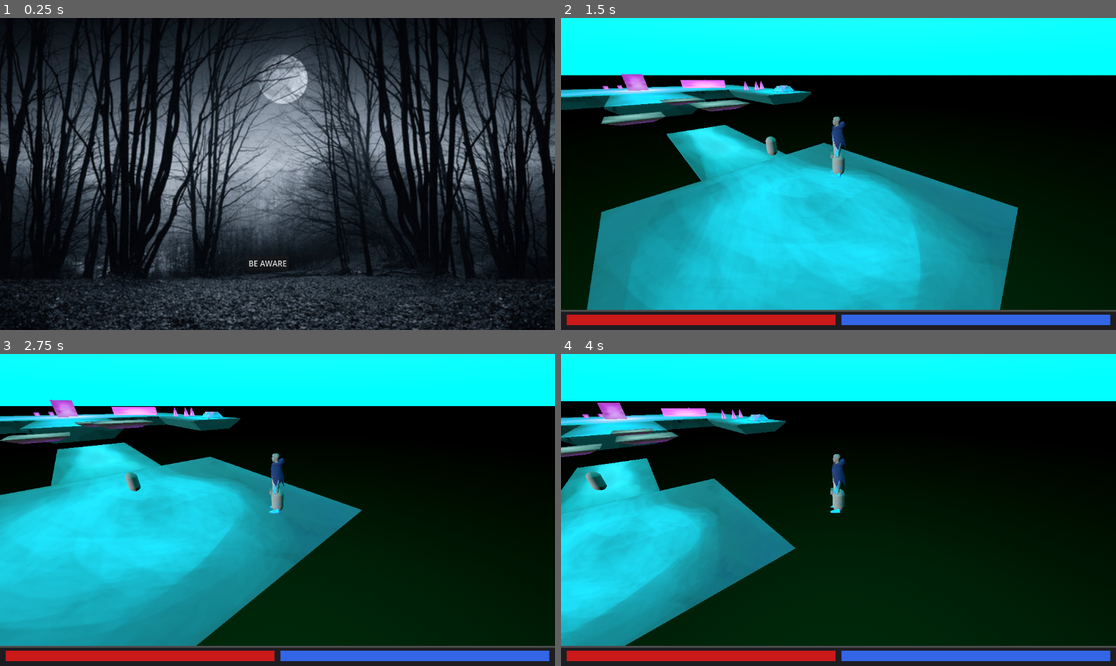
Above: before the commit, frames 1-4 (two rows, left to right).
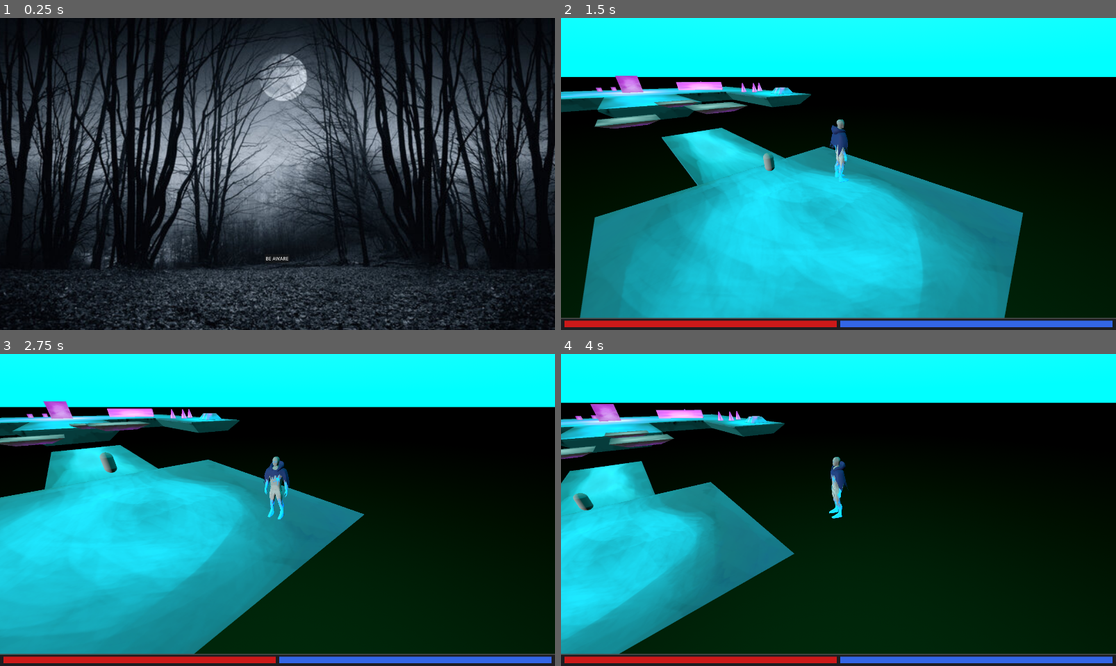
Above: after the commit, the same moments.

Repository: 1p22geo/AWARE_v0
Game: Godot game, scene res://scenes/UI/MainMenu/MainMenu.tscn
The game is run twice, just before and just after one commit, with the same random seed, the same clock (stepped at 60 frames per second) and the same inputs.
Inputs (mouse positions are in pixels of both pictures, inside the frame that each line leads up to):
- Up to frame 1 (0.25 s): no input
- Up to frame 2 (1.5 s): click "BE AWARE" at 0.5 s; tap Enter at 1.25 s; move the mouse to (960, 158) at 1.27 s; hold D (move_right) from 1.28 s (still down); tap Space (jump) at 1.35 s; click (960, 158) at 1.42 s
- Up to frame 3 (2.75 s): tap Space (jump) at 1.52, 1.82 s; release D (move_right) at 2 s; drag from (166, 525) to (249, 572) at 2.02 s
- Up to frame 4 (4 s): move the mouse to (894, 441) at 2.77 s; hold D (move_right) 2.78-3.5 s; tap Alt at 2.85 s; click (894, 441) at 2.92 s; tap Space (jump) at 3.05 s; drag from (810, 572) to (672, 463) at 3.52 s

The runs differ from the first frame. In frame 1, 37% of the frame differs, in the area x 0-100%, y 0-100%; in frame 2, 11%; in frame 3, 9.9%; in frame 4, 10%.

Commit message:
merge: components and shi
* refactor: add components and controllers

* fix(enemy-ai): Correct node paths and player reference in enemy state scripts

* fix(EnemyStates): fix node paths

---------

Co-authored-by: 1p22geo <1p22geodecki@gmail.com>

Diff:
--- a/project.godot
+++ b/project.godot
@@ -18,6 +18,11 @@
 run/main_scene="uid://bag0oxvak101b"
 config/features=PackedStringArray("4.5", "Mobile")
 config/icon="res://assets/svg/icon.svg"
+
+[display]
+
+window/size/viewport_width=1920
+window/size/viewport_height=1080
 
 [editor_plugins]
 
--- a/scenes/Player/Player.tscn
+++ b/scenes/Player/Player.tscn
@@ -26,6 +26,7 @@
 camera = NodePath("../../CameraRig/Camera3D")
 
 [node name="MeshInstance3D" type="MeshInstance3D" parent="Player"]
+visible = false
 mesh = SubResource("CapsuleMesh_socpp")
 
 [node name="MeshInstance3D2" type="MeshInstance3D" parent="Player/MeshInstance3D"]
--- a/scenes/UI/MainMenu/MainMenu.tscn
+++ b/scenes/UI/MainMenu/MainMenu.tscn
@@ -11,8 +11,8 @@
 anchor_bottom = 1.0
 offset_left = -2.0
 offset_top = -3.0
-offset_right = 1161.0
-offset_bottom = 678.0
+offset_right = 1936.0
+offset_bottom = 1088.0
 grow_horizontal = 2
 grow_vertical = 2
 accessibility_name = "background"
@@ -20,10 +20,10 @@
 stretch_mode = 6
 
 [node name="Button" type="Button" parent="."]
-offset_left = 512.0
-offset_top = 494.0
-offset_right = 600.0
-offset_bottom = 525.0
+offset_left = 915.0
+offset_top = 817.0
+offset_right = 1003.0
+offset_bottom = 848.0
 accessibility_name = "start button"
 text = "BE AWARE"
 script = ExtResource("2_7pemc")
--- a/scenes/levels/world.tscn
+++ b/scenes/levels/world.tscn
@@ -22,22 +22,22 @@
 background_mode = 2
 sky = SubResource("Sky_lfyvx")
 
-[node name="World" type="Node3D" unique_id=1774934943]
+[node name="World" type="Node3D"]
 
-[node name="ProjectileController" type="Node" parent="." unique_id=69014618]
+[node name="ProjectileController" type="Node" parent="."]
 unique_name_in_owner = true
 script = ExtResource("3_lfyvx")
 
-[node name="Enemy" parent="." unique_id=1219330396 instance=ExtResource("2_w2p53")]
+[node name="Enemy" parent="." instance=ExtResource("2_w2p53")]
 transform = Transform3D(1, 0, 0, 0, 1, 0, 0, 0, 1, -6.8593807, 2.100222, 0)
 
-[node name="Player" parent="." unique_id=319268638 groups=["Player"] instance=ExtResource("1_lfyvx")]
+[node name="Player" parent="." groups=["Player"] instance=ExtResource("1_lfyvx")]
 transform = Transform3D(1, 0, 0, 0, 1, 0, 0, 0, 1, 0, 3, 0)
 
-[node name="DirectionalLight3D" type="DirectionalLight3D" parent="." unique_id=1906810533]
+[node name="DirectionalLight3D" type="DirectionalLight3D" parent="."]
 transform = Transform3D(1, 0, 0, 0, 1, 0, 0, 0, 1, 6.374635, 0, 2.8749757)
 
-[node name="eine_neues_Welt" parent="." unique_id=176394981 instance=ExtResource("2_7k8c1")]
+[node name="eine_neues_Welt" parent="." instance=ExtResource("2_7k8c1")]
 
-[node name="WorldEnvironment" type="WorldEnvironment" parent="." unique_id=554803934]
+[node name="WorldEnvironment" type="WorldEnvironment" parent="."]
 environment = SubResource("Environment_w2p53")
--- a/src/UI/component_item.gd
+++ b/src/UI/component_item.gd
@@ -1,7 +1,7 @@
 extends Button
 class_name ComponentItem
 
-@export var component_data: Component
+@export var component_data: ComponentData
 
 func _get_drag_data(_at_position: Vector2) -> Variant:
 	if component_data == null:
--- a/src/UI/component_slot.gd
+++ b/src/UI/component_slot.gd
@@ -1,9 +1,9 @@
 extends PanelContainer
-class_name ComponentSlot
+class_name ComponentDataSlot
 
-signal component_changed(component: Component)
+signal component_changed(component: ComponentData)
 
-var component: Component = null
+var component: ComponentData = null
 
 @onready var label: Label = $Label
 
@@ -11,12 +11,12 @@
 	_update_display()
 
 func _can_drop_data(_at_position: Vector2, data: Variant) -> bool:
-	return data is Component
+	return data is ComponentData
 
 func _drop_data(_at_position: Vector2, data: Variant) -> void:
-	set_component(data as Component)
+	set_component(data as ComponentData)
 
-func set_component(comp: Component) -> void:
+func set_component(comp: ComponentData) -> void:
 	component = comp
 	_update_display()
 	component_changed.emit(component)
@@ -41,6 +41,6 @@
 	preview.text = component.name
 	preview.modulate = Color(1, 1, 1, 0.7)
 	set_drag_preview(preview)
-	var comp: Component = component
+	var comp: ComponentData = component
 	clear()
 	return comp
--- a/src/characters/Enemies/Enemy1.tscn
+++ b/src/characters/Enemies/Enemy1.tscn
@@ -4,7 +4,7 @@
 [ext_resource type="Script" uid="uid://c88f375nnh3gt" path="res://src/core/state/state_machine.gd" id="1_njfja"]
 [ext_resource type="Script" uid="uid://boa3dl7si1v1e" path="res://src/characters/Enemies/Enemy1States/wander.gd" id="2_eyb4x"]
 [ext_resource type="Script" uid="uid://clccfa8wipmpl" path="res://src/characters/Enemies/Enemy1States/follow.gd" id="3_eyb4x"]
-[ext_resource type="Script" uid="uid://coy7sek8oko3s" path="res://src/characters/Enemies/Enemy1States/idle.gd" id="5_aw7si"]
+[ext_resource type="Script" uid="uid://1kinb2gq3kgr" path="res://src/characters/Enemies/Enemy1States/IdleState.gd" id="5_aw7si"]
 [ext_resource type="Script" uid="uid://d1igv2r1bo2ul" path="res://src/core/MovementComponent.gd" id="5_lskn8"]
 
 [sub_resource type="CapsuleShape3D" id="CapsuleShape3D_fb3t6"]
--- /dev/null
+++ b/src/characters/Enemies/Enemy1States/IdleState.gd
@@ -0,0 +1,21 @@
+extends Node
+class_name IdleState
+
+signal Change(state, new_state_name)
+
+var idle_time : float
+
+func _ready():
+	# For some reason, without this line, the Change signal is not recognized
+	# and the state machine gets stuck.
+	add_user_signal("Change", [{"name": "state", "type": TYPE_OBJECT}, {"name": "new_state_name", "type": TYPE_STRING}])
+
+
+func Enter():
+	idle_time = randf_range(1, 2)
+
+func Update(_delta: float):
+	if idle_time > 0:
+		idle_time -= _delta
+	else:
+		Change.emit(self, "wanderState")
--- a/src/characters/Enemies/Enemy1States/follow.gd
+++ b/src/characters/Enemies/Enemy1States/follow.gd
@@ -1,7 +1,7 @@
 extends State
 class_name followState
 
-@onready var movement_component: MovementComponent = $"../../../MovementComponent" as MovementComponent
+@onready var movement_component: MovementComponent = get_parent().get_parent().get_parent().get_node("MovementComponent") as MovementComponent
 
 @export var speed: float = 8
 
@@ -10,12 +10,15 @@
 var player : CharacterBody3D
 
 func Enter():
-	player = get_tree().get_first_node_in_group("Player").get_child(0)
-	enemy = get_tree().get_first_node_in_group("Enemy")
+	enemy = get_parent().get_parent().get_parent() as CharacterBody3D
+	player = get_tree().get_first_node_in_group("Player").get_node("Player") as CharacterBody3D
+	if not movement_component:
+		return
+	movement_component.speed = speed
 
 
-func Physics_Update(_delta: float):
-	if not player or not is_instance_valid(player):
+func Update(_delta: float):
+	if not player or not is_instance_valid(player) or not movement_component:
 		Change.emit(self, "wanderState")
 		return
 
@@ -26,5 +29,8 @@
 
 	var direction = (player.global_position - enemy.global_position).normalized()
 	movement_component.move_direction = direction
-	movement_component.speed = speed
+
+func Physics_Update(_delta: float):
+	if not movement_component or not enemy:
+		return
 	movement_component.move(enemy, _delta)
--- a/src/characters/Enemies/Enemy1States/idle.gd
+++ /dev/null
@@ -1,7 +0,0 @@
-extends State
-class_name IdleState
-
-
-func Enter():
-	await get_tree().create_timer(0.5).timeout
-	Change.emit(self,"wanderState")
--- a/src/characters/Enemies/Enemy1States/wander.gd
+++ b/src/characters/Enemies/Enemy1States/wander.gd
@@ -1,7 +1,7 @@
 extends State
 class_name wanderState
 
-@onready var movement_component: MovementComponent = $"../../../MovementComponent" as MovementComponent
+@onready var movement_component: MovementComponent = get_parent().get_parent().get_parent().get_node("MovementComponent") as MovementComponent
 
 @export var speed : float = 1
 var enemy : CharacterBody3D
@@ -13,17 +13,22 @@
 func wander():
 	wander_time = randf_range(1,3)
 	move_direction = Vector3(randf_range(-1,1),0,randf_range(-1,1)).normalized()
-	movement_component.move_direction = move_direction
+	if movement_component:
+		movement_component.move_direction = move_direction
 
 func Enter():
+	enemy = get_parent().get_parent().get_parent() as CharacterBody3D
+	if not movement_component:
+		return
 	wander()
 	movement_component.speed = speed
-	enemy = get_tree().get_first_node_in_group("Enemy")
 
 
 func Update(_delta: float):
+	if not movement_component:
+		return
 	# Sprawdź czy gracz jest w zasięgu widzenia
-	var player = get_tree().get_first_node_in_group("Player").get_child(0)
+	var player = get_tree().get_first_node_in_group("Player").get_node("Player") as CharacterBody3D
 	if player and enemy.global_position.distance_to(player.global_position) < 15.0:
 		Change.emit(self, "follow")
 		return
@@ -34,4 +39,6 @@
 		Change.emit(self,"IdleState")
 
 func Physics_Update(_delta: float):
-	movement_component.move(enemy,_delta)
+	if not movement_component or not enemy:
+		return
+	movement_component.move(enemy, _delta)
--- /dev/null
+++ b/src/characters/Enemies/EnemyAIController.gd
@@ -0,0 +1,13 @@
+extends Node
+class_name EnemyAIController
+
+@export var body: CharacterBody3D
+@onready var movement: MovementComponent = $"../MovementComponent" as MovementComponent
+
+var player: CharacterBody3D
+
+func _ready():
+	# A simple way to find the player. You might want a more robust solution.
+	var player_nodes = get_tree().get_nodes_in_group("player")
+	if player_nodes.size() > 0:
+		player = player_nodes[0]
--- a/src/core/MovementComponent.gd
+++ b/src/core/MovementComponent.gd
@@ -10,32 +10,39 @@
 var move_direction := Vector3.ZERO
 var look_target := Vector3.ZERO
 var velocity := Vector3.ZERO
+var is_jumping := false
+
+
+func jump() -> void:
+	# Public method to signal a jump intention.
+	is_jumping = true
 
 
 func move(body: CharacterBody3D, delta: float):
-	# rotation towards mouse
-	var target_rot = atan2(
-		body.global_position.x - look_target.x,
-		body.global_position.z - look_target.z
-	)
+	# Only rotate if a look_target has been set.
+	if look_target != Vector3.ZERO:
+		var target_rot = atan2(
+			body.global_position.x - look_target.x,
+			body.global_position.z - look_target.z
+		)
 
-	body.rotation.y = lerp_angle(
-		body.rotation.y,
-		target_rot,
-		rotation_speed * delta
-	)
+		body.rotation.y = lerp_angle(
+			body.rotation.y,
+			target_rot,
+			rotation_speed * delta
+		)
 
-	# gravity
+	# Gravity
 	if not body.is_on_floor():
 		body.velocity.y -= gravity * delta
 	else:
 		body.velocity.y = 0
 
-	#  jumping
-	if body.is_on_floor() and Input.is_action_just_pressed("jump"):
+	# Jumping - now driven by the is_jumping flag.
+	if body.is_on_floor() and is_jumping:
 		body.velocity.y = jump_height
 
-	# player movement
+	# Movement
 	if move_direction.length() > 0:
 		move_direction = move_direction.normalized()
 		velocity = velocity.lerp(move_direction * speed, acceleration * delta)
@@ -46,3 +53,5 @@
 	body.velocity.x = velocity.x
 	body.velocity.z = velocity.z
 	body.move_and_slide()
+
+	is_jumping = false
--- a/src/core/PlayerController.gd
+++ b/src/core/PlayerController.gd
@@ -6,24 +6,40 @@
 
 @onready var movement: MovementComponent = $"../MovementComponent"
 
-func _physics_process(delta):
-	if body == null or camera == null:
+func _unhandled_input(event: InputEvent) -> void:
+	if not camera or not body:
 		return
 
-	var input := Vector2(
-		Input.get_action_strength("move_right") - Input.get_action_strength("move_left"),
-		Input.get_action_strength("move_forward") - Input.get_action_strength("move_backward")
-	)
+	if event is InputEventMouseMotion:
+		var ray_length = 1000
+		var mouse_pos = event.position
+		var from = camera.project_ray_origin(mouse_pos)
+		var to = from + camera.project_ray_normal(mouse_pos) * ray_length
+
+		var space_state = body.get_world_3d().direct_space_state
+		var query = PhysicsRayQueryParameters3D.create(from, to)
+		var result = space_state.intersect_ray(query)
+
+		if result:
+			movement.look_target = result.position
+
+func _physics_process(delta):
+	if body == null or camera == null or movement == null:
+		return
+
+	# Handle jump input
+	if Input.is_action_just_pressed("jump"):
+		movement.jump()
+
+	# Handle movement input
+	var input_dir = Input.get_vector("move_left", "move_right", "move_forward", "move_backward")
 
 	var direction := Vector3.ZERO
-
-	if input.length() > 0:
-		var basis = camera.global_transform.basis
-		var right = basis.x
-		var forward = -basis.z
-
-		direction = (right * input.x + forward * input.y)
-		direction.y = 0
+	if input_dir.length() > 0:
+		var basis := camera.global_transform.basis
+		direction += input_dir.x * basis.x
+		direction += input_dir.y * basis.z
+		direction = direction.normalized()
 
 	movement.move_direction = direction
 	movement.move(body, delta)
--- a/src/core/components/component.gd
+++ b/src/core/components/component.gd
@@ -1,5 +1,5 @@
 extends Resource
-class_name Component
+class_name ComponentData
 
 @export var name: String = "Component"
 @export var icon: Texture2D
Not shown: 1 places in scenes/levels/world.tscn that only renumber resources
Not shown, added: src/characters/Enemies/Enemy1States/IdleState.gd.uid
Not shown, removed: src/characters/Enemies/Enemy1States/idle.gd.uid
Not shown, added: src/characters/Enemies/EnemyAIController.gd.uid
